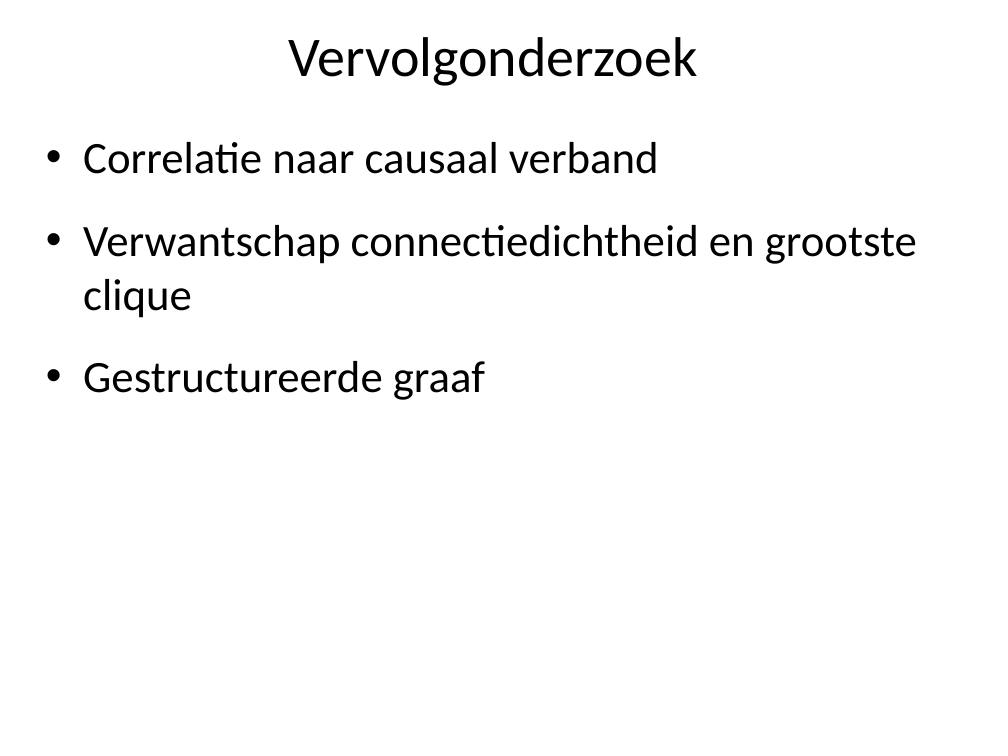
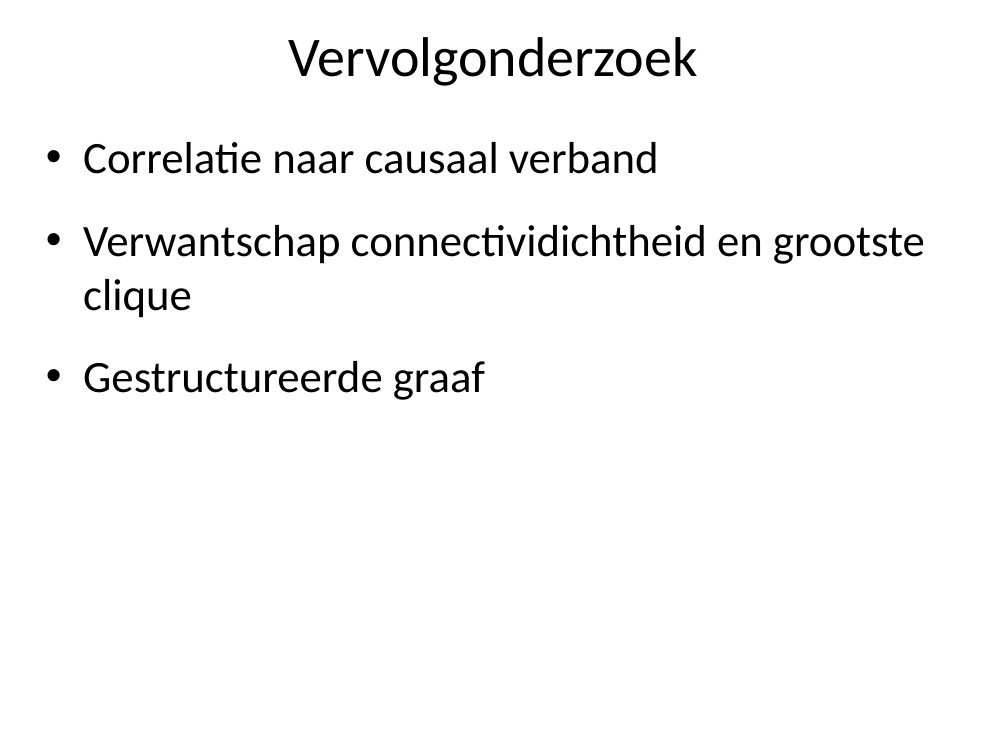
Before and after one commit to marten2/Heuristieken, a slide deck: slide 12 of niks.ppt (slide 13 before the commit). Drawn at 1008x756 pixels with LibreOffice and Linux fonts; fonts in the diff are those of the drawing; background and template pictures are left out. Boxes give left, top, right and bottom in pixels: in the first picture for what was removed or moved away, otherwise in the second. Text is boxed around its words. In the diff, an @@ line names an element or a change of style, - is before the commit and + after.

```diff
--- a/niks.ppt
+++ b/niks.ppt
@@ text at (83,225,925,318): text changed @@
-• Verwantschap connectiedichtheid en grootste clique
+• Verwantschap connectividichtheid en grootste clique
```
Also in this commit, not shown: 9 other slides changed, 2 slides removed, 4 other files.
